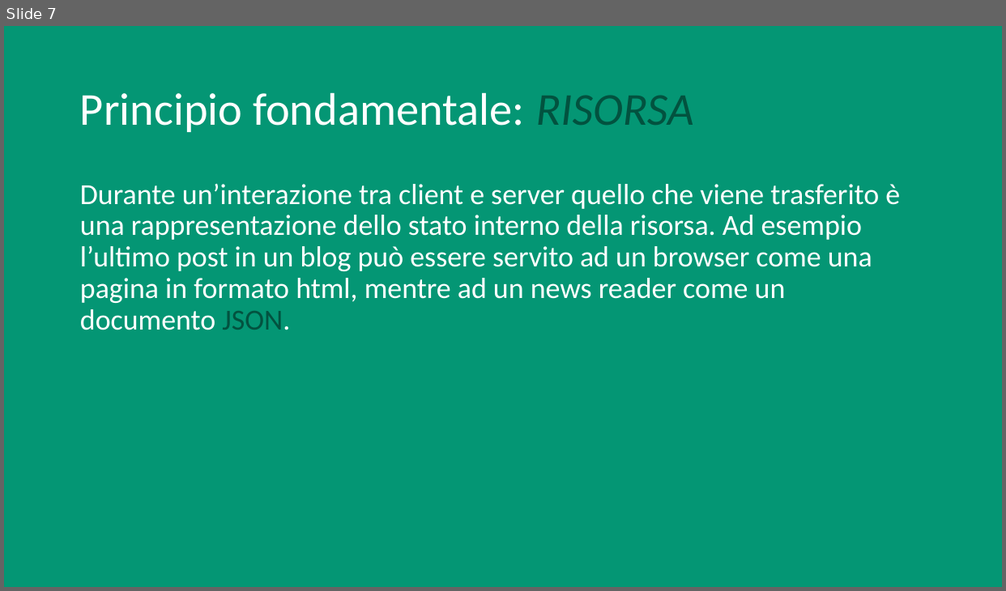
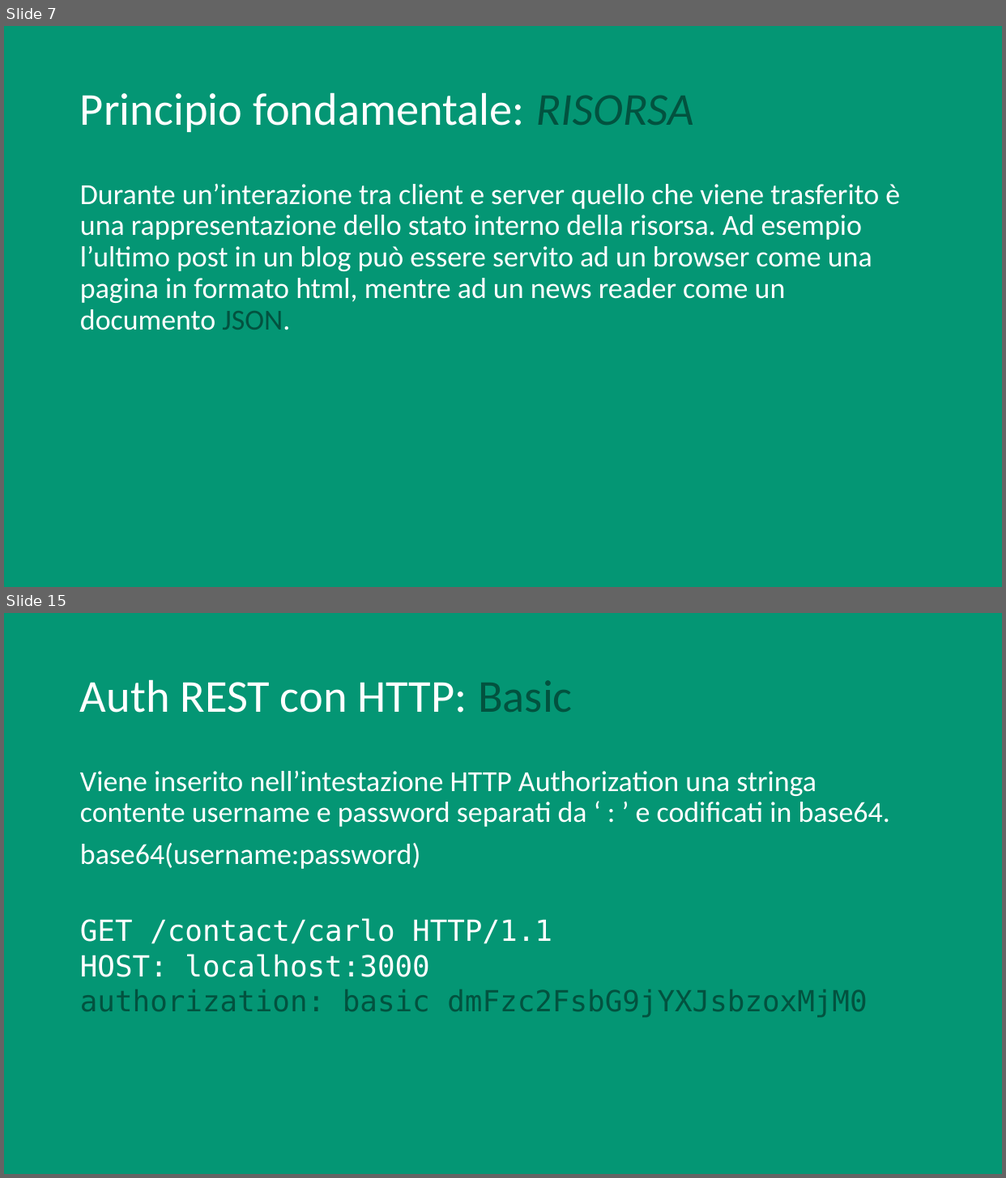
Before and after one commit to vassallocarlo/Tesi-RESTful, a slide deck: REST.pptx. Shown one above the other, each under a label of ours: slide 7 before the commit, slides 7 and 15 after it; the slides between them are not shown. The pictures are 1006x591 and 1006x1178 pixels, drawn with LibreOffice and Linux fonts; fonts in the diff are those of the drawing. Boxes give left, top, right and bottom in pixels: in the first picture for what was removed or moved away, otherwise in the second. Text is boxed around its words. In the diff, an @@ line names an element or a change of style, - is before the commit and + after.

Commit message:
rest auth

```diff
--- a/REST.pptx
+++ b/REST.pptx
@@ slide 15 added at <box>4,613,1002,1174</box>, background #049674 @@
@@ title added at <box>80,679,573,713</box>, 44 pt, text #FFFFFF @@
+Auth REST con HTTP: Basic
@@ text added at <box>80,770,890,1017</box>, 28 pt, text #FFFFFF @@
+Viene inserito nell’intestazione HTTP Authorization una stringa contente username e password separati da ‘ : ’ e codificati in base64.
+base64(username:password)
+GET /contact/carlo HTTP/1.1
+HOST: localhost:3000
+authorization: basic dmFzc2FsbG9jYXJsbzoxMjM0
```
Also in this commit, not shown: 3 slides changed, 6 other slides added, 4 other files.
